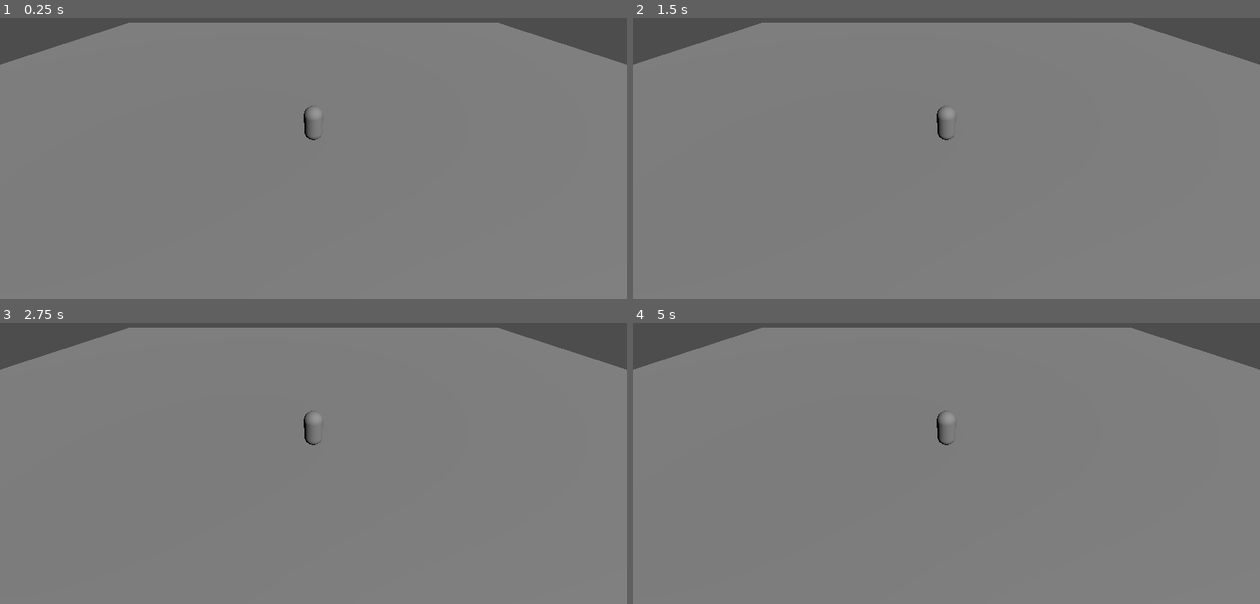
Above: before the commit, frames 1-4 (two rows, left to right).
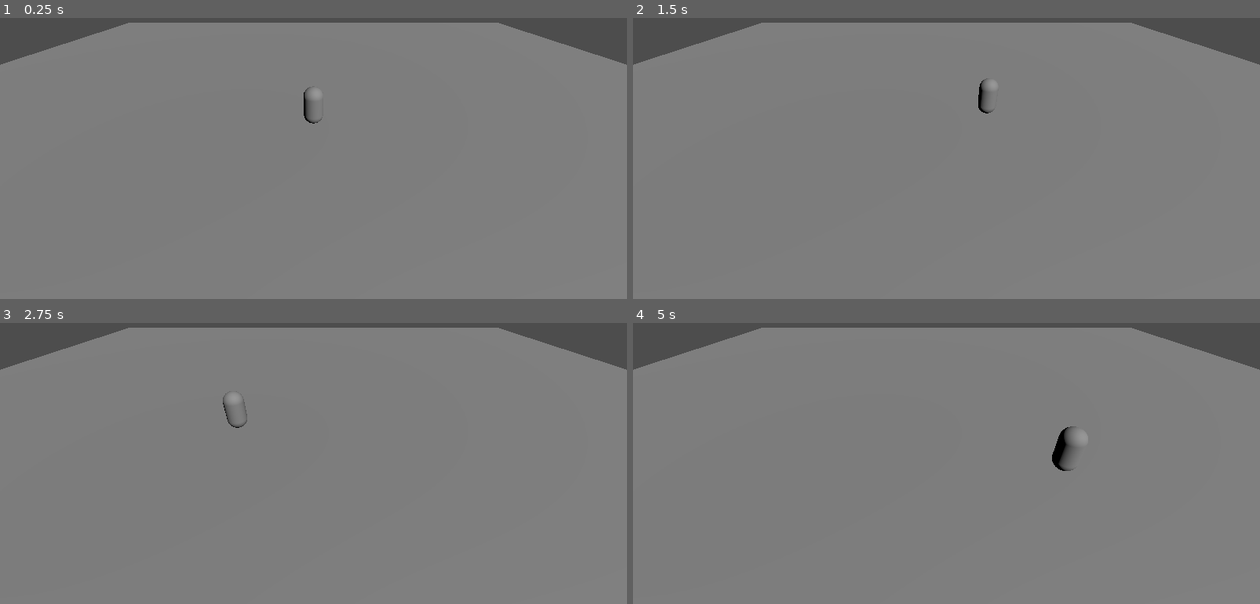
Above: after the commit, the same moments.

Repository: PapaKodiak92/RPG3D-Prototype
Game: Godot game, scene res://scenes/world/StarterWorld.tscn
The game is run twice, just before and just after one commit, with the same random seed, the same clock (stepped at 60 frames per second) and the same inputs.
Inputs (mouse positions are in pixels of both pictures, inside the frame that each line leads up to):
- Up to frame 1 (0.25 s): no input
- Up to frame 2 (1.5 s): tap Enter at 0.5 s; move the mouse to (1084, 105) at 0.52 s; click (1084, 105) at 0.67 s; drag from (821, 141) to (915, 192) at 1.27 s
- Up to frame 3 (2.75 s): move the mouse to (376, 351) at 2.02 s; click (376, 351) at 2.17 s
- Up to frame 4 (5 s): drag from (915, 497) to (758, 376) at 2.77 s; move the mouse to (1134, 480) at 3.52 s; click (1134, 480) at 3.67 s; drag from (758, 376) to (852, 339) at 4.27 s

The runs differ from the first frame. In frame 1, 0.2% of the frame differs, in the area x 48-52%, y 24-44%; in frame 2, 0.2%; in frame 3, 0.2%; in frame 4, 0.5%, in the area x 48-73%, y 31-53%.

Commit message:
Fix ground collision and player gravity

Diff:
--- a/client/scenes/world/StarterWorld.tscn
+++ b/client/scenes/world/StarterWorld.tscn
@@ -1,24 +1,27 @@
 [gd_scene format=3 uid="uid://b1n40jesjlfqx"]
 
-[sub_resource type="PlaneMesh" id="PlaneMesh_70y50"]
+[ext_resource type="Script" uid="uid://ktk20rndlm4e" path="res://scripts/player/ClickToMovePlayer.gd" id="1_7ku4c"]
 
 [sub_resource type="CapsuleMesh" id="CapsuleMesh_7ku4c"]
 
 [sub_resource type="CapsuleShape3D" id="CapsuleShape3D_nbmxt"]
 
+[sub_resource type="PlaneMesh" id="PlaneMesh_7ku4c"]
+
+[sub_resource type="BoxShape3D" id="BoxShape3D_nbmxt"]
+size = Vector3(30, 0.2, 30)
+
 [node name="StarterWorld" type="Node3D" unique_id=66125613]
 
-[node name="Ground" type="MeshInstance3D" parent="." unique_id=2140060838]
-transform = Transform3D(30, 0, 0, 0, 30, 0, 0, 0, 30, 0, 0, 0)
-mesh = SubResource("PlaneMesh_70y50")
-
 [node name="Player" type="CharacterBody3D" parent="." unique_id=900956034]
+script = ExtResource("1_7ku4c")
+camera_path = NodePath("../MainCamera")
 
 [node name="PlayerMesh" type="MeshInstance3D" parent="Player" unique_id=566301434]
 transform = Transform3D(1, 0, 0, 0, 1, 0, 0, 0, 1, 0, 1, 0)
 mesh = SubResource("CapsuleMesh_7ku4c")
 
-[node name="PlayerCollision" type="CollisionShape3D" parent="Player" unique_id=1722447248]
+[node name="PlayerCollision" type="CollisionShape3D" parent="Player" unique_id=590852747]
 shape = SubResource("CapsuleShape3D_nbmxt")
 
 [node name="MainCamera" type="Camera3D" parent="." unique_id=1095988226]
@@ -27,3 +30,12 @@
 
 [node name="Sunlight" type="DirectionalLight3D" parent="." unique_id=1000888920]
 transform = Transform3D(0.81915206, -0.4055798, 0.4055798, 0, 0.70710677, 0.70710677, -0.57357645, -0.579228, 0.579228, 0, 0, 0)
+
+[node name="Ground" type="StaticBody3D" parent="." unique_id=764363053]
+
+[node name="GroundMesh" type="MeshInstance3D" parent="Ground" unique_id=703006757]
+transform = Transform3D(30, 0, 0, 0, 30, 0, 0, 0, 30, 0, 0, 0)
+mesh = SubResource("PlaneMesh_7ku4c")
+
+[node name="GroundCollision" type="CollisionShape3D" parent="Ground" unique_id=176868023]
+shape = SubResource("BoxShape3D_nbmxt")
Not shown, added: client/scripts/player/ClickToMovePlayer.gd.uid
